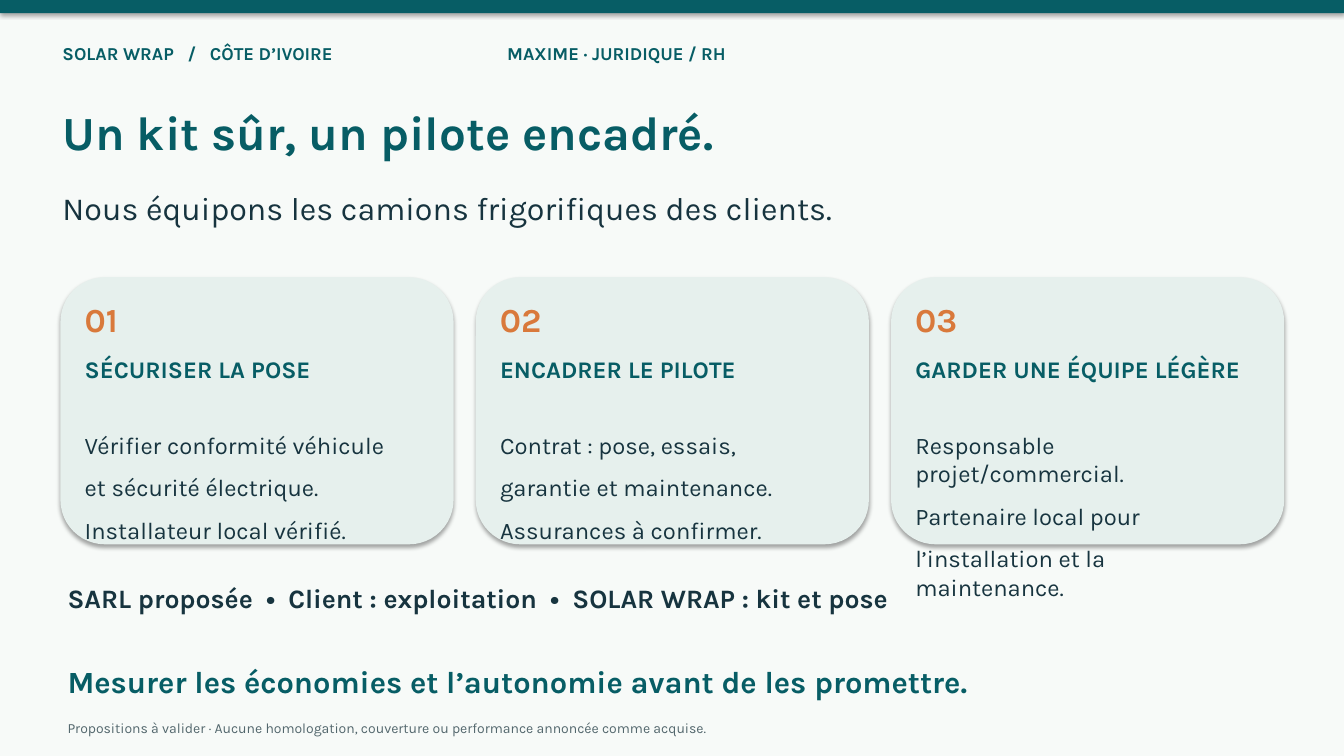
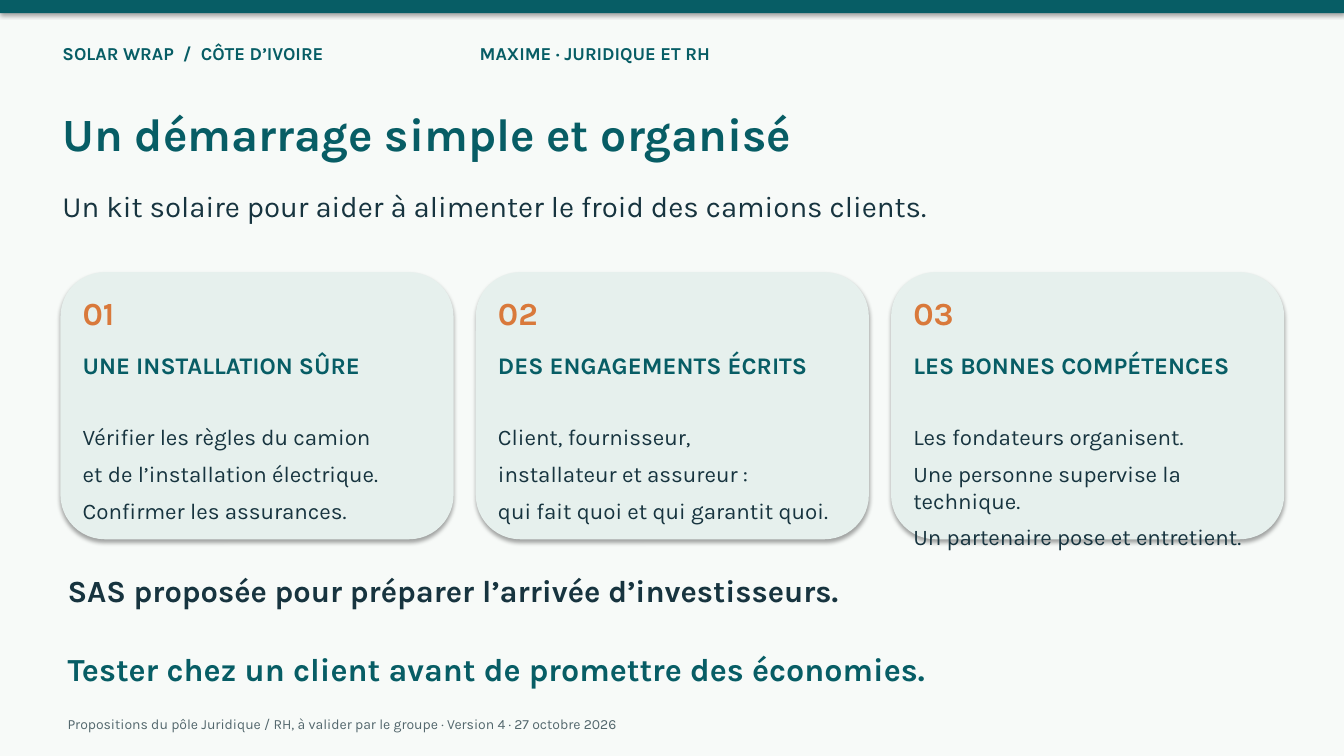
Before and after one commit to anobla78-prog/GROUPE-8-PROJET-SOLAR-WRAP, a slide deck: slide 1 of 7 JURIDIQUE RH/SLIDE-JURY.pptx. Drawn at 1344x756 pixels with LibreOffice and Linux fonts; fonts in the diff are those of the drawing. Boxes give left, top, right and bottom in pixels: in the first picture for what was removed or moved away, otherwise in the second. Text is boxed around its words. In the diff, an @@ line names an element or a change of style, - is before the commit and + after.

Commit message:
Clarifier le livrable Juridique RH et proposer une SAS pour SOLAR WRAP

```diff
--- a/7 JURIDIQUE RH/SLIDE-JURY.pptx
+++ b/7 JURIDIQUE RH/SLIDE-JURY.pptx
@@ text at <box>62,44,710,63</box>: text changed @@
-SOLAR WRAP / CÔTE D’IVOIRE MAXIME · JURIDIQUE / RH
+SOLAR WRAP / CÔTE D’IVOIRE MAXIME · JURIDIQUE ET RH
@@ text at <box>62,114,792,161</box>: text changed; size 34 to 33 pt @@
-Un kit sûr, un pilote encadré.
+Un démarrage simple et organisé
@@ text at <box>62,194,927,224</box>: text changed; size 23 to 21 pt @@
-Nous équipons les camions frigorifiques des clients.
+Un kit solaire pour aider à alimenter le froid des camions clients.
@@ 3 rounded rectangles: place and size @@
-3 rounded rectangles at <box>60,277,1285,544</box>
+3 rounded rectangles at <box>60,272,1285,539</box>
@@ size 24 to 23 pt; less space between paragraphs in 3 elements at <box>83,303,115,326</box>, <box>498,303,538,326</box>, <box>913,303,953,326</box> @@
@@ text at <box>83,353,360,375</box>: text changed @@
-SÉCURISER LA POSE
+UNE INSTALLATION SÛRE
@@ text at <box>498,353,808,375</box>: text changed @@
-ENCADRER LE PILOTE
+DES ENGAGEMENTS ÉCRITS
@@ text at <box>913,353,1229,375</box>: text changed @@
-GARDER UNE ÉQUIPE LÉGÈRE
+LES BONNES COMPÉTENCES
@@ text at <box>83,428,378,520</box>: text changed; size 17 to 16 pt @@
-Vérifier conformité véhicule
-et sécurité électrique.
-Installateur local vérifié.
+Vérifier les règles du camion
+et de l’installation électrique.
+Confirmer les assurances.
@@ text at <box>498,429,828,525</box>: text changed; size 17 to 16 pt @@
-Contrat : pose, essais,
-garantie et maintenance.
-Assurances à confirmer.
+Client, fournisseur,
+installateur et assureur :
+qui fait quoi et qui garantit quoi.
@@ text at <box>913,429,1241,551</box>: text changed; size 17 to 16 pt @@
-Responsable projet/commercial.
-Partenaire local pour
-l’installation et la maintenance.
+Les fondateurs organisent.
+Une personne supervise la technique.
+Un partenaire pose et entretient.
@@ text at <box>68,578,838,610</box>: text changed; size 19 to 22 pt @@
-SARL proposée • Client : exploitation • SOLAR WRAP : kit et pose
+SAS proposée pour préparer l’arrivée d’investisseurs.
@@ text at <box>68,655,925,689</box>: text changed; size 22 to 23 pt @@
-Mesurer les économies et l’autonomie avant de les promettre.
+Tester chez un client avant de promettre des économies.
@@ text at <box>68,718,616,733</box>: text changed @@
-Propositions à valider · Aucune homologation, couverture ou performance annoncée comme acquise.
+Propositions du pôle Juridique / RH, à valider par le groupe · Version 4 · 27 octobre 2026
```
Also in this commit, not shown: 3 other files.
